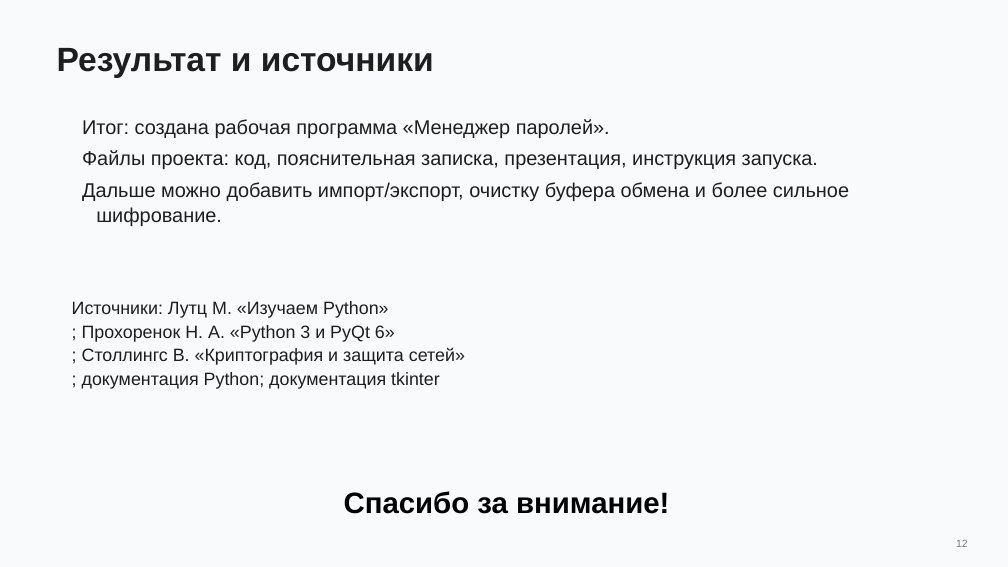
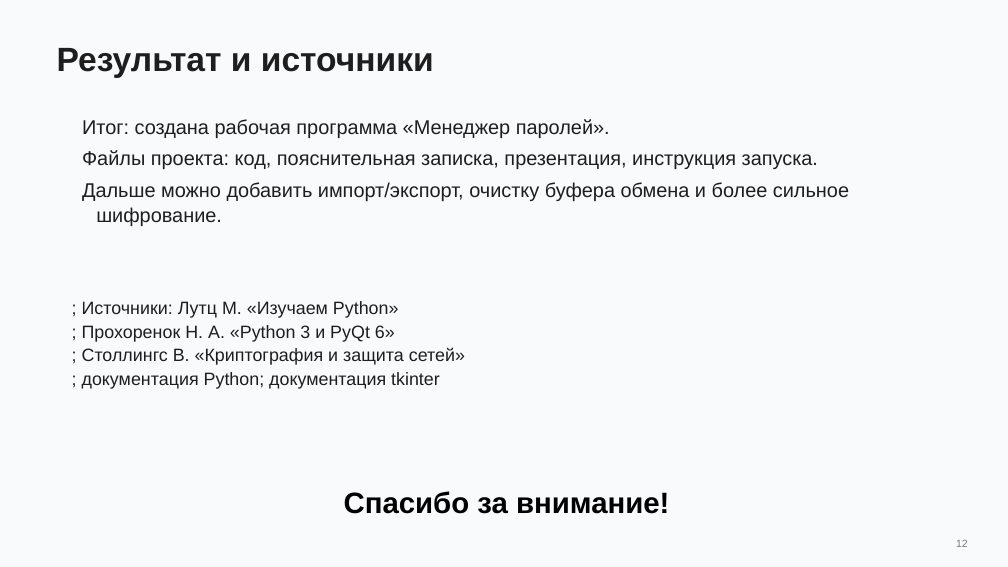
Before and after one commit to quls3/-, a slide deck: slide 12 of Презентация.pptx. Drawn at 1008x567 pixels with LibreOffice and Linux fonts; fonts in the diff are those of the drawing. Boxes give left, top, right and bottom in pixels: in the first picture for what was removed or moved away, otherwise in the second. Text is boxed around its words. In the diff, an @@ line names an element or a change of style, - is before the commit and + after.

Commit message:
fix

```diff
--- a/Презентация.pptx
+++ b/Презентация.pptx
@@ text at (x1=82, y1=301, x2=399, y2=318): text changed @@
-Источники: Лутц М. «Изучаем Python»
+; Источники: Лутц М. «Изучаем Python»
```
Also in this commit, not shown: 2 other slides changed.
